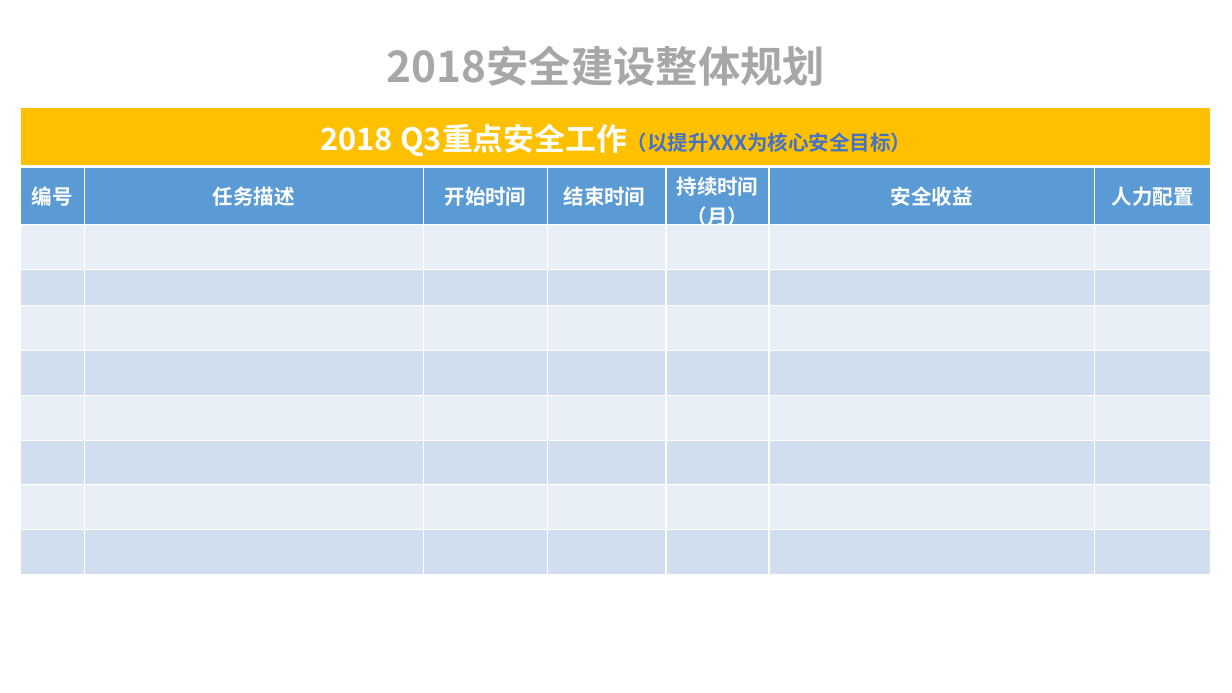
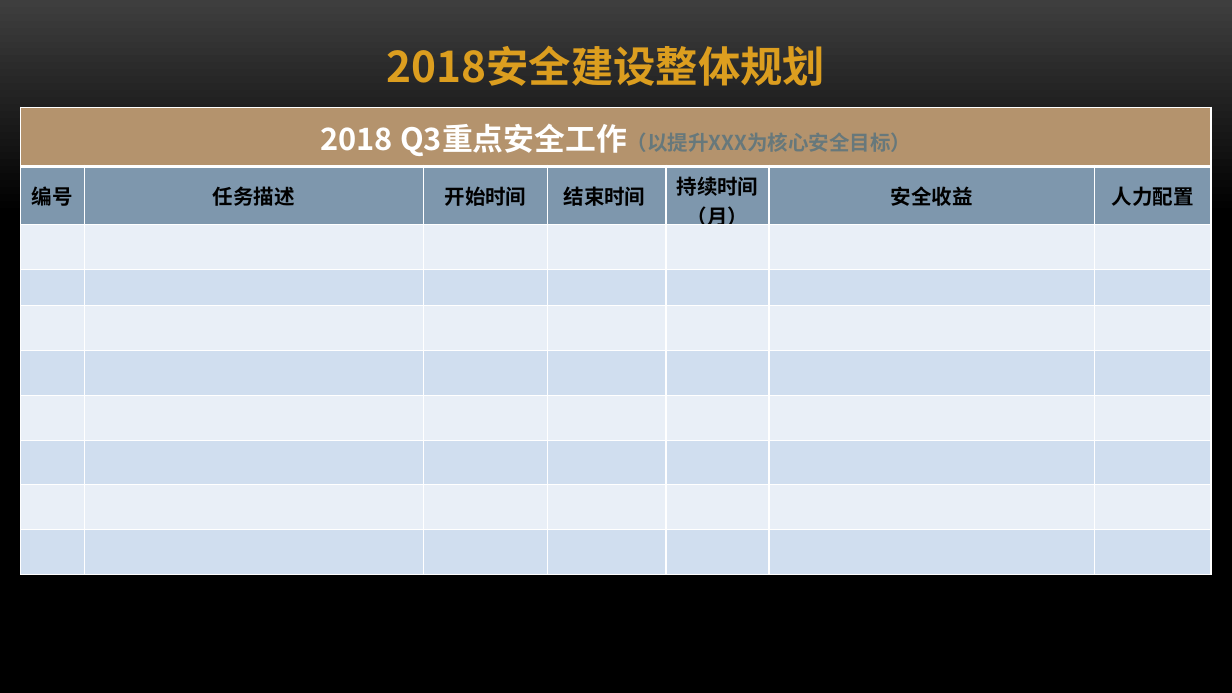
Before and after one commit to ym2011/SecurityMind, a slide deck: slide 15 of 互联网企业安全建设整体规划.pptx. Drawn at 1232x693 pixels with LibreOffice and Linux fonts; fonts in the diff are those of the drawing; background and template pictures are left out. Boxes give left, top, right and bottom in pixels: in the first picture for what was removed or moved away, otherwise in the second. Text is boxed around its words. In the diff, an @@ line names an element or a change of style, - is before the commit and + after.

Commit message:
信息安全管理
信息安全管理

```diff
--- a/互联网企业安全建设整体规划.pptx
+++ b/互联网企业安全建设整体规划.pptx
@@ background #FFFFFF to picture (left out) @@
@@ text "2018安全建设整体规划" at [386,46,825,86]: text colour #A7A7A7 to #DC9E1F @@
@@ table at [20,107,1213,575] @@
@@ fill #FFC000 to #B4936D in row 1, column 1 @@
@@ fill #5B9BD5 to #7E97AD in row 2 @@
@@ text colour #4472C4 to #67787B in "Q3重点安全工作（以提升XXX为核心安全目标）" @@
@@ text colour #FFFFFF to #000000 in "编号", "任务描述", "开始时间", "结束时间" and 3 more places @@
```
Also in this commit, not shown: 27 other slides changed, 2 other files.
